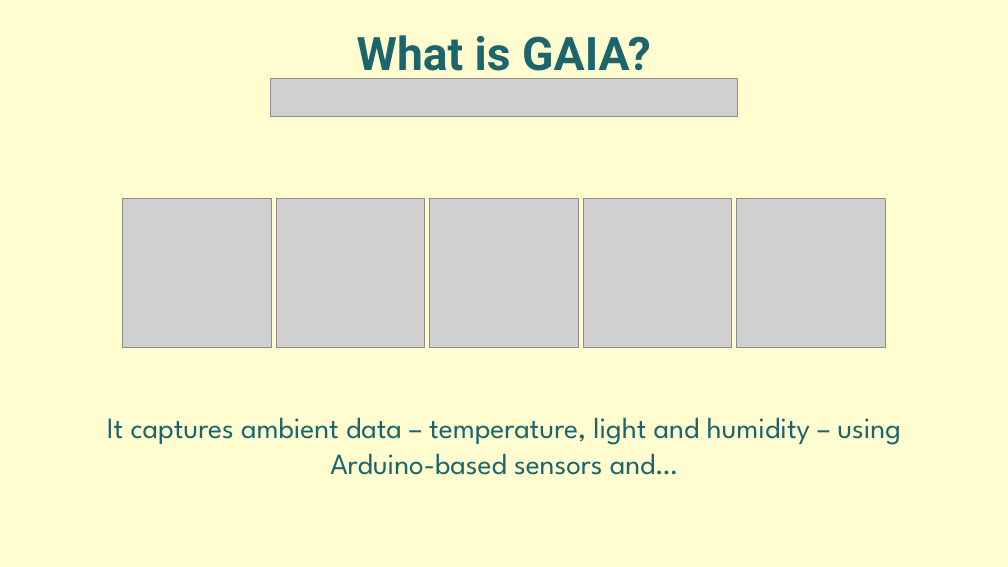
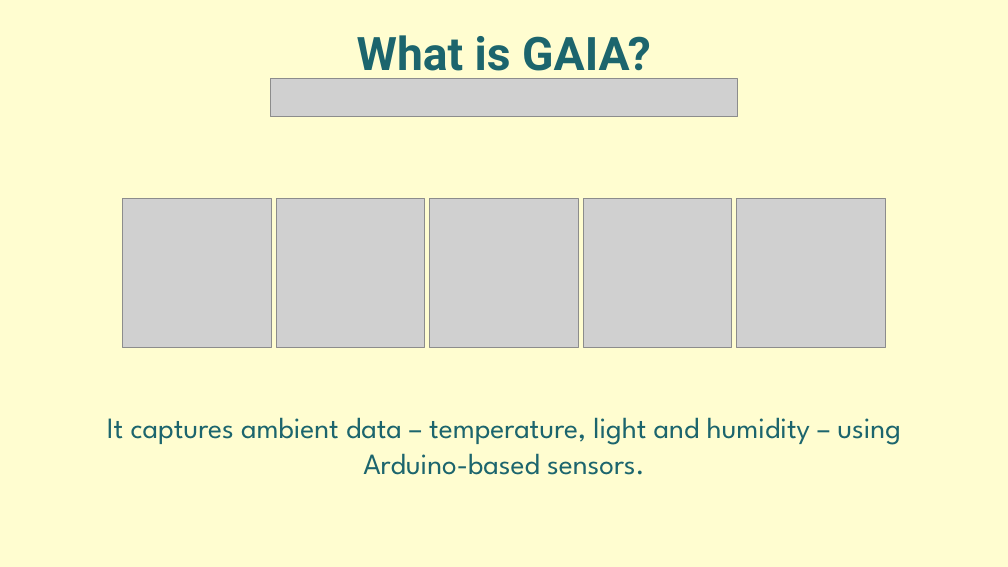
Before and after one commit to Ciorpy/G.A.I.A.-CMLS-2025, a slide deck: slide 3 of GAIA.pptx. Drawn at 1008x567 pixels with LibreOffice and Linux fonts; fonts in the diff are those of the drawing; grey boxes stand for pictures. Boxes give left, top, right and bottom in pixels: in the first picture for what was removed or moved away, otherwise in the second. Text is boxed around its words. In the diff, an @@ line names an element or a change of style, - is before the commit and + after.

```diff
--- a/GAIA.pptx
+++ b/GAIA.pptx
@@ text at [107, 417, 901, 475]: text changed @@
-It captures ambient data – temperature, light and humidity – using Arduino-based sensors and…
+It captures ambient data – temperature, light and humidity – using Arduino-based sensors.
```
Also in this commit, not shown: 15 other slides changed, 3 slides added, 2 slides removed.
